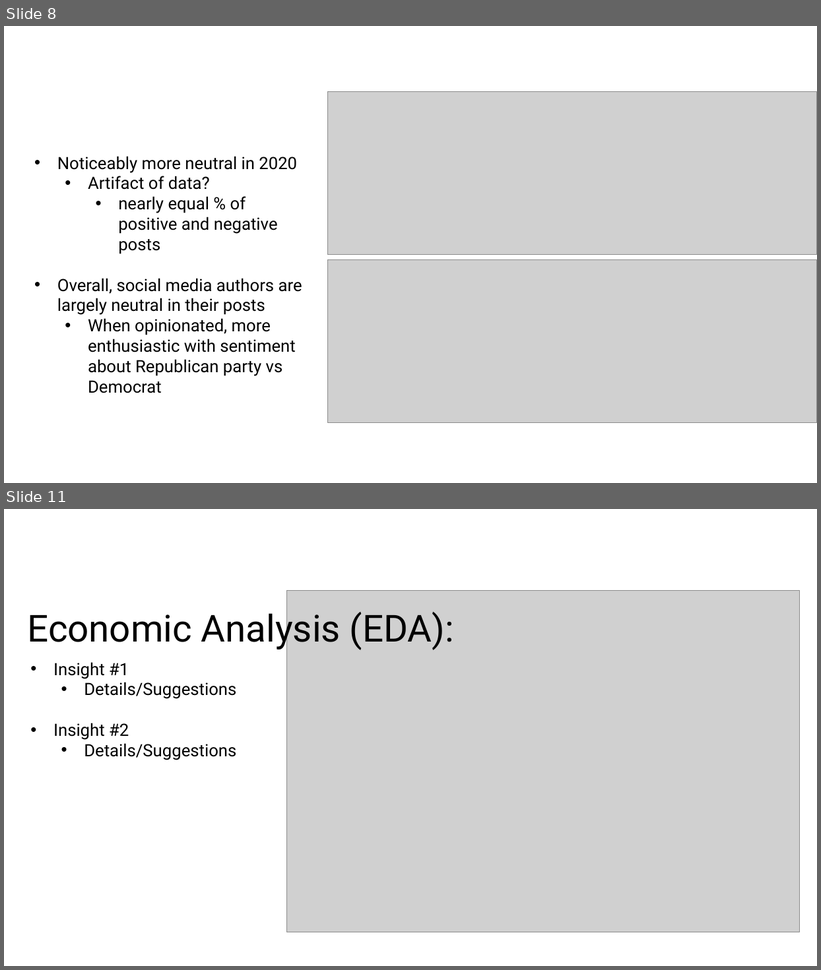
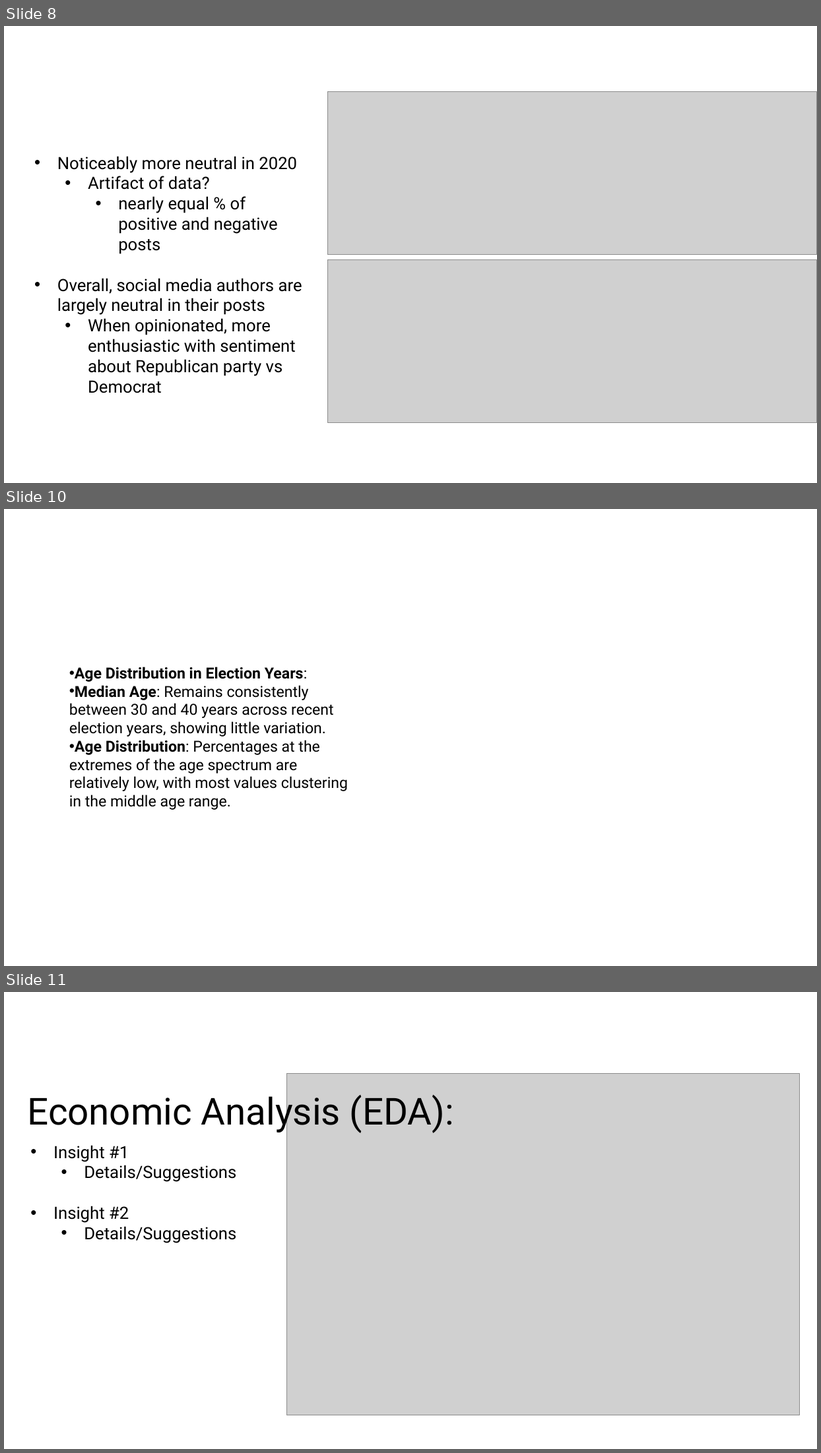
Before and after one commit to azmedtech/Election_Prediction_Project_4, a slide deck: Election_Prediction_Presentation.pptx. Shown one above the other, each under a label of ours: slides 8 and 11 before the commit, slides 8, 10 and 11 after it; the slides between them are not shown. The pictures are 821x970 and 821x1453 pixels, drawn with LibreOffice and Linux fonts; fonts in the diff are those of the drawing; grey boxes stand for pictures; background and template pictures are left out. Boxes give left, top, right and bottom in pixels: in the first picture for what was removed or moved away, otherwise in the second. Text is boxed around its words. In the diff, an @@ line names an element or a change of style, - is before the commit and + after.

```diff
--- a/Election_Prediction_Presentation.pptx
+++ b/Election_Prediction_Presentation.pptx
@@ slide 10 added at box(4, 509, 817, 966), background picture (left out) @@
@@ text added at box(69, 667, 348, 810), 18 pt, text #000000 @@
+• Age Distribution in Election Years:
+• Median Age: Remains consistently between 30 and 40 years across recent election years, showing little variation.
+• Age Distribution: Percentages at the extremes of the age spectrum are relatively low, with most values clustering in the middle age range.
```
Also in this commit, not shown: 1 slide changed, 1 slide removed.
